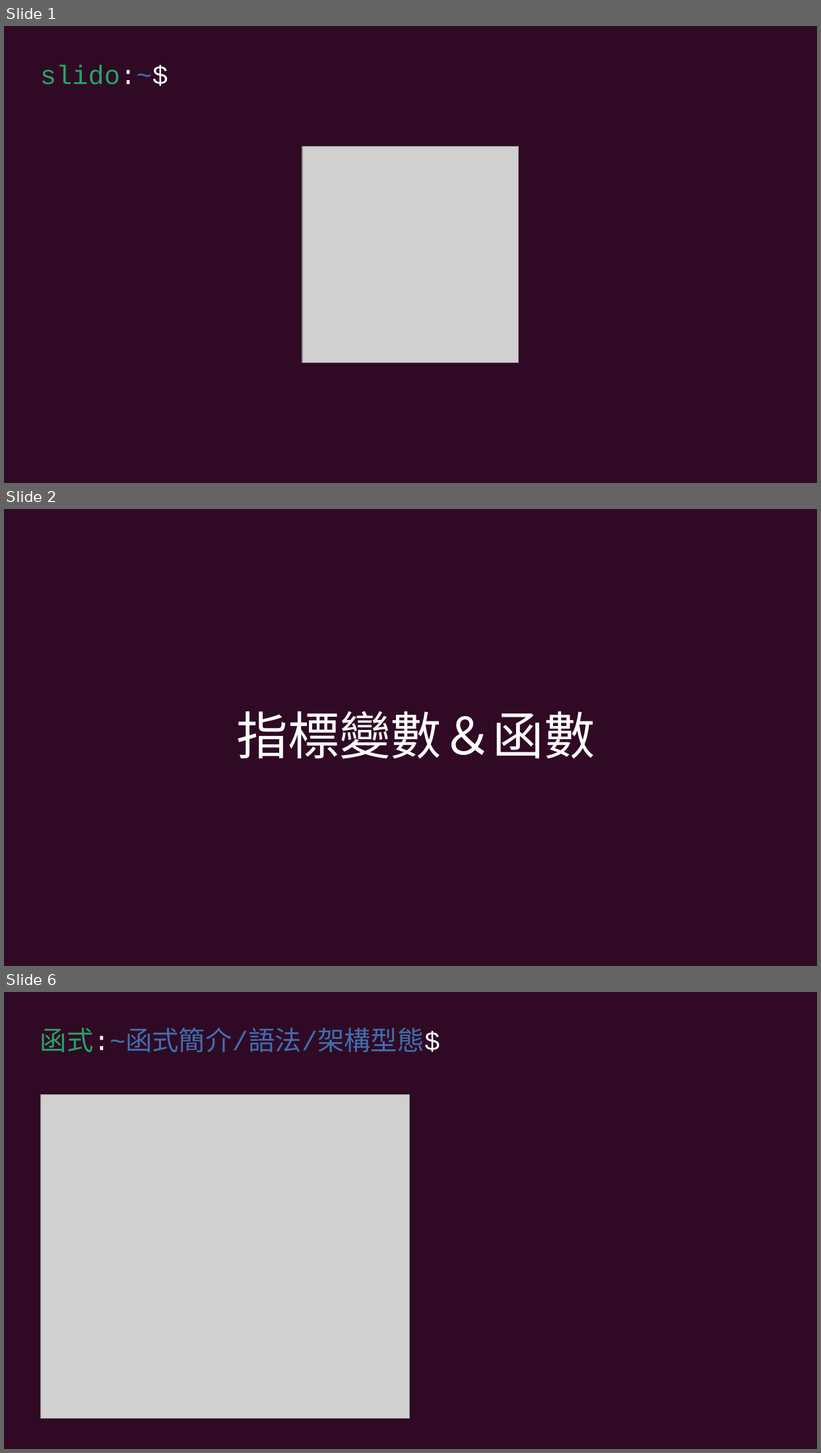
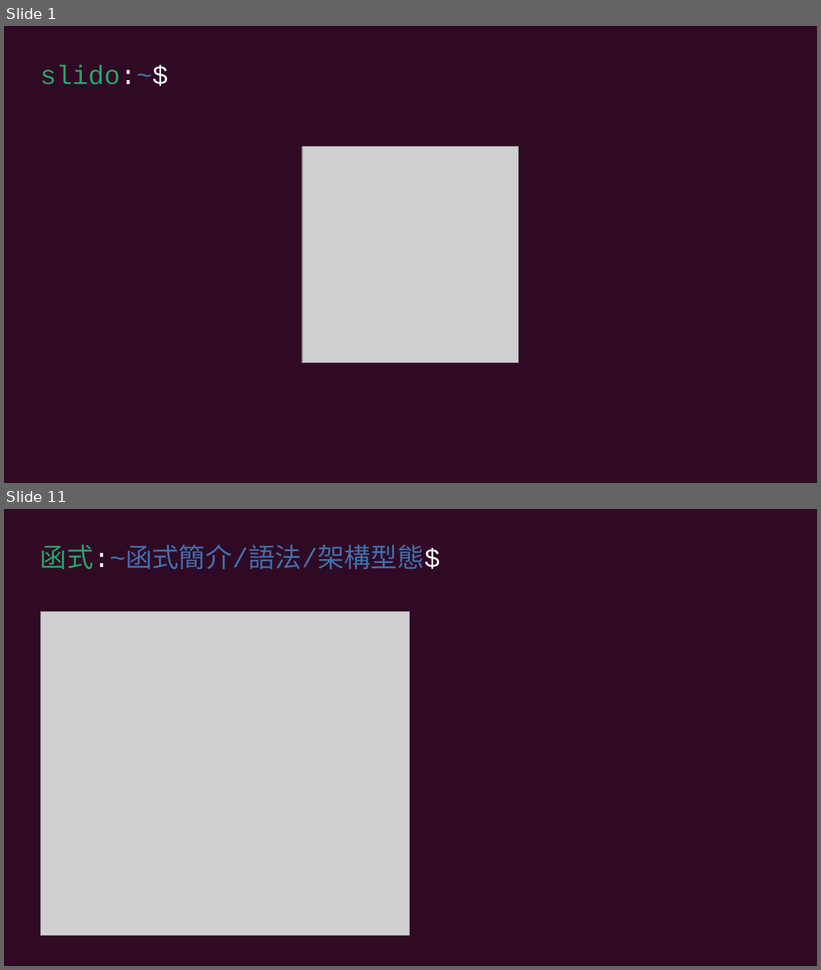
Before and after one commit to cyic-26th/presentations, a slide deck: 12.function/第十二次社課簡報.odp. Shown one above the other, each under a label of ours: slides 1, 2 and 6 before the commit, slides 1 and 11 after it; the slides between them are not shown. The pictures are 821x1453 and 821x970 pixels, drawn with LibreOffice and Linux fonts; fonts in the diff are those of the drawing; grey boxes stand for pictures. Boxes give left, top, right and bottom in pixels: in the first picture for what was removed or moved away, otherwise in the second. Text is boxed around its words. In the diff, an @@ line names an element or a change of style, - is before the commit and + after.

```diff
--- a/12.function/第十二次社課簡報.odp
+++ b/12.function/第十二次社課簡報.odp
@@ slide 2 removed at (x1=4, y1=509, x2=817, y2=966), background #300A24 @@
@@ text removed at (x1=237, y1=711, x2=595, y2=759) @@
-指標變數＆函數
@@ what was slide 6 is now slide 11 @@
```
Also in this commit, not shown: 3 slides changed, 12 slides added, 2 other slides removed, 2 other files.
